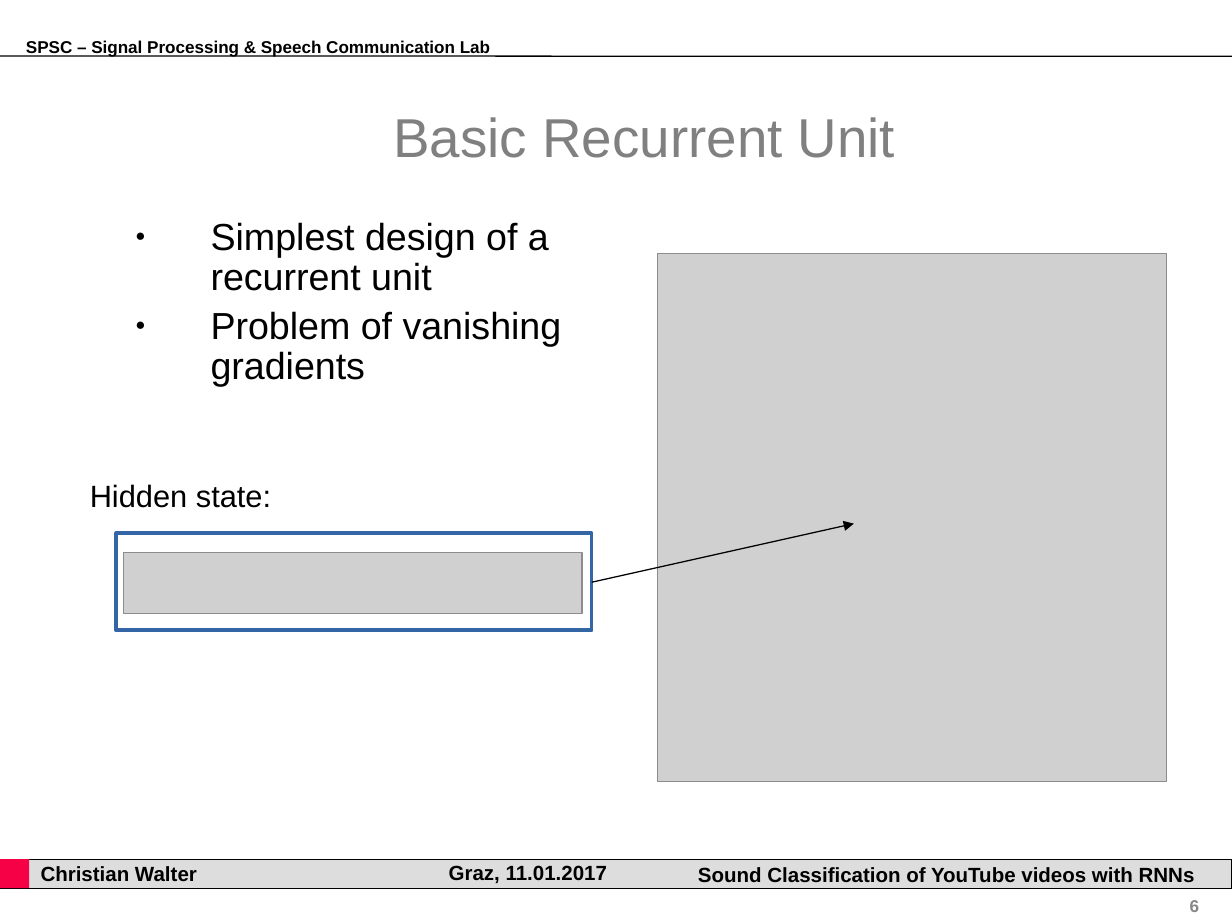
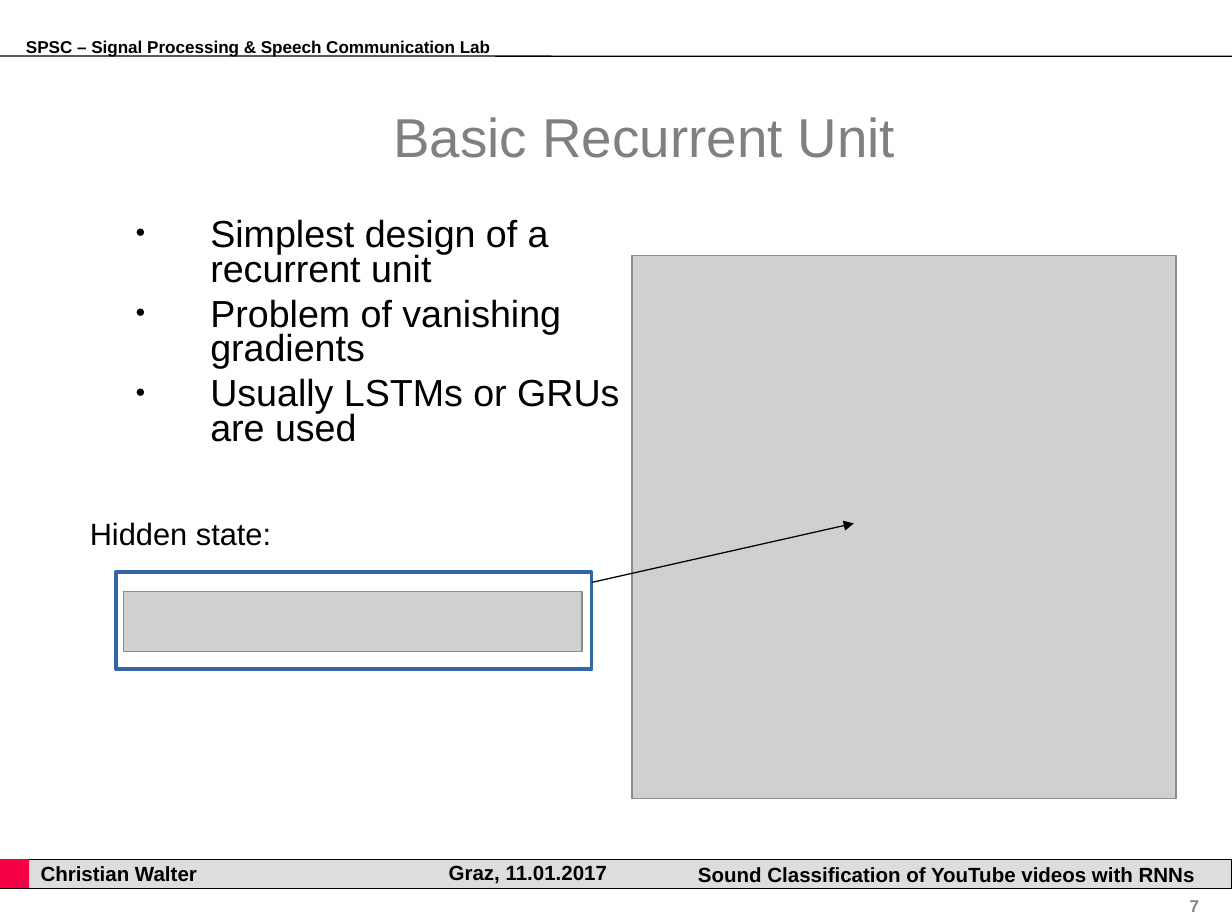
Before and after one commit to gartenschlaefer/present, a slide deck: slide 7 of bachelor_thesis/bachelor_thesis.ppt (slide 6 before the commit). Drawn at 1232x924 pixels with LibreOffice and Linux fonts; fonts in the diff are those of the drawing; grey boxes stand for pictures; background and template pictures are left out. Boxes give left, top, right and bottom in pixels: in the first picture for what was removed or moved away, otherwise in the second. Text is boxed around its words. In the diff, an @@ line names an element or a change of style, - is before the commit and + after.

```diff
--- a/bachelor_thesis/bachelor_thesis.ppt
+++ b/bachelor_thesis/bachelor_thesis.ppt
@@ text at (210, 219, 561, 369): line spacing 0.87 to 0.77 @@
@@ picture: place and size @@
-picture at (658, 254, 1167, 781)
+picture at (632, 255, 1177, 798)
@@ text at (210, 378, 619, 442): paragraph added @@
+● Usually LSTMs or GRUs are used
@@ 1 picture, 1 text, 1 rectangle: place and size @@
-1 picture, 1 text, 1 rectangle at (90, 484, 591, 631)
+1 picture, 1 text, 1 rectangle at (90, 522, 591, 669)
@@ page number at (1190, 900, 1200, 912): text changed @@
-6
+7
```
Also in this commit, not shown: 12 other slides changed, 4 slides added, 2 slides removed, 30 other files.
